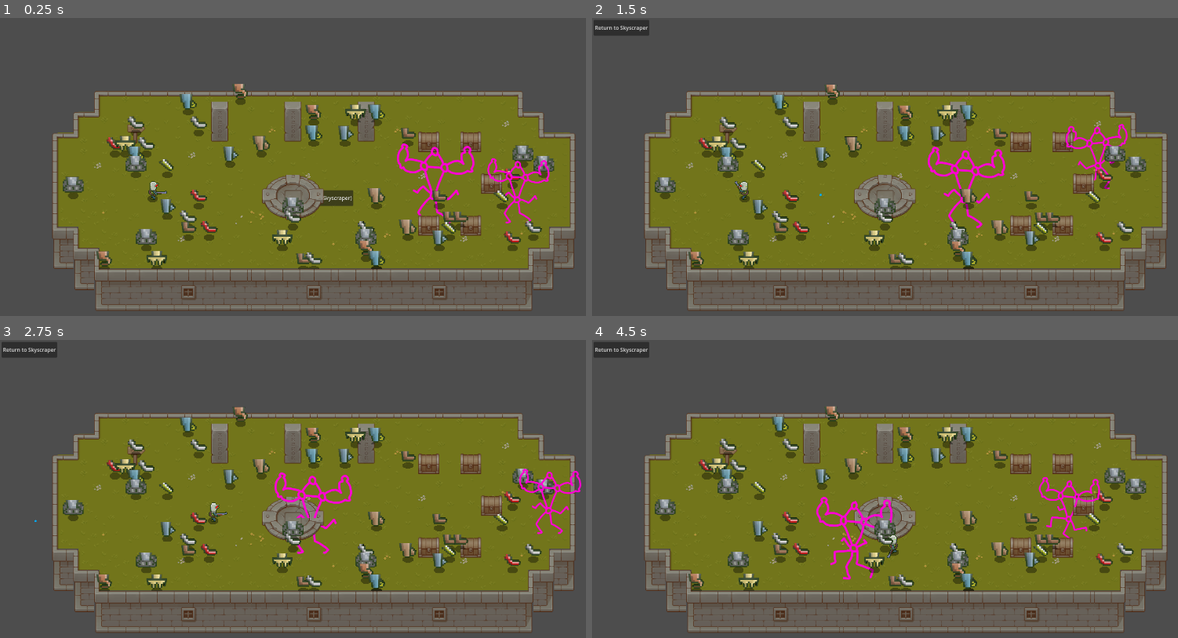
Above: before the commit, frames 1-4 (two rows, left to right).
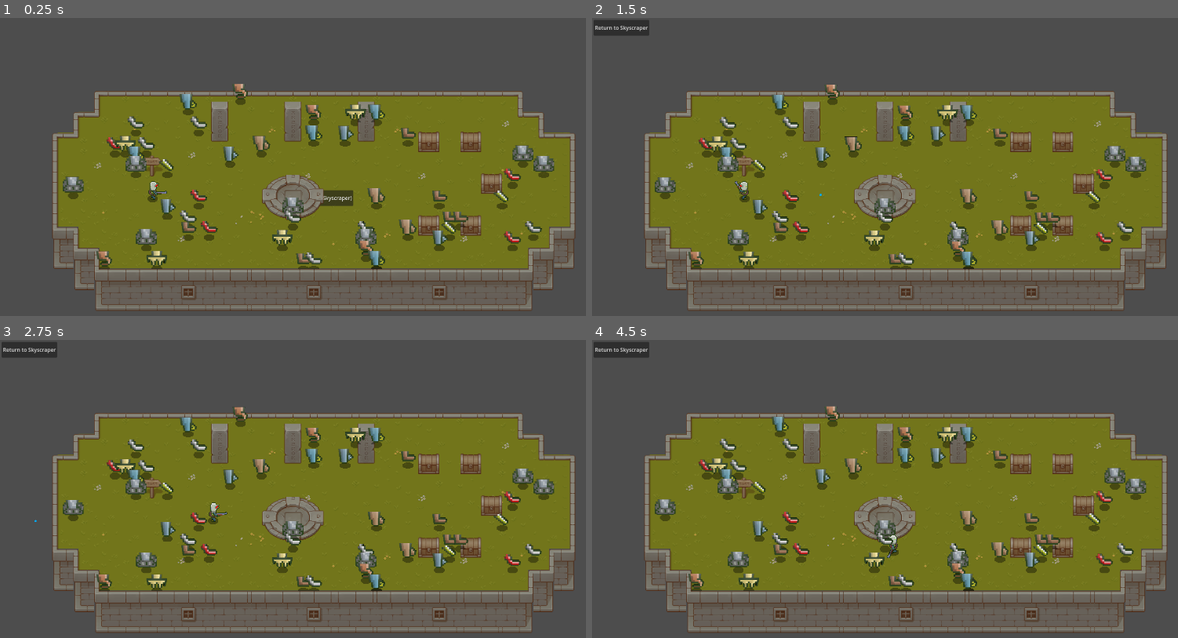
Above: after the commit, the same moments.

Repository: 100-Devs-1-Game/WildJamProject
Game: Godot game, scene res://modules/player/debug_map.tscn
Same seed, same stepped clock (60 frames per second), same inputs: the game is played once before the commit and once after it. This scene is started directly instead of the project's main scene.
Inputs (mouse positions are in pixels of both pictures, inside the frame that each line leads up to):
- Up to frame 1 (0.25 s): no input
- Up to frame 2 (1.5 s): click "Start Game (Go to Skyscraper)" at 0.5 s; click "Go To Level" at 1.25 s
- Up to frame 3 (2.75 s): tap Enter at 2 s; move the mouse to (451, 497) at 2.02 s; hold D (movement_right) from 2.03 s (still down); hold Space (interact) from 2.03 s (still down)
- Up to frame 4 (4.5 s): move the mouse to (779, 533) at 2.77 s; release D (movement_right) at 2.78 s; release Space (interact) at 2.78 s; hold S (movement_down) 2.78-3.53 s; tap Shift (movement_sprint) at 2.85, 4.35 s; move the mouse to (967, 438) at 3.52 s; hold D (movement_right) 3.53-4.28 s; hold Space (interact) 3.53-4.28 s; move the mouse to (873, 587) at 4.27 s; hold W (movement_up) from 4.28 s (still down)

The runs differ from the first frame. In frame 1, 1.2% of the frame differs, in the area x 21-94%, y 35-69%; in frame 2, 1.2%; in frame 3, 1.2%; in frame 4, 1.2%, in the area x 21-87%, y 35-81%.

Commit message:
debug: creates tutorial dialogue and sets it up on debug scene for testing.

Diff:
--- /dev/null
+++ b/project/modules/dialogue/resources/cutscenes/tutorial.tres
@@ -0,0 +1,157 @@
+[gd_resource type="Resource" script_class="DialogueContainer" load_steps=23 format=3 uid="uid://ciyi42iyoebap"]
+
+[ext_resource type="Script" uid="uid://c4emqn111p6ux" path="res://modules/dialogue/dialogue_line.gd" id="1_v2hem"]
+[ext_resource type="Script" uid="uid://41ljhyl3bvqw" path="res://modules/dialogue/dialogue_option.gd" id="2_6okxy"]
+[ext_resource type="Script" uid="uid://bj5xjgc7bfc1e" path="res://modules/dialogue/dialogue_container.gd" id="2_fjxff"]
+[ext_resource type="Texture2D" uid="uid://d1ym7s03nbwyk" path="res://assets_external/placeholders/dialogue/robot-profile.png" id="3_bj1jm"]
+
+[sub_resource type="Resource" id="Resource_g3isf"]
+script = ExtResource("1_v2hem")
+id = "start"
+speaker_name = "Global Cloud Network AI"
+speaker_image = ExtResource("3_bj1jm")
+text = "Android Unit 7, initialization complete. Humanity has been trapped within the skyscrapers for years. The world outside is now the Everchanging Maze. "
+next_line_id = "tutorial_1_questions"
+metadata/_custom_type_script = "uid://c4emqn111p6ux"
+
+[sub_resource type="Resource" id="Resource_38bo5"]
+script = ExtResource("2_6okxy")
+text = "...What? What is happening? Where am I?"
+next_line_id = "tutorial_1_where_i_am"
+effect = "1"
+metadata/_custom_type_script = "uid://41ljhyl3bvqw"
+
+[sub_resource type="Resource" id="Resource_lppqt"]
+script = ExtResource("2_6okxy")
+text = "I don't remember who I am..."
+next_line_id = "tutorial_1_who_am_i"
+effect = "1"
+metadata/_custom_type_script = "uid://41ljhyl3bvqw"
+
+[sub_resource type="Resource" id="Resource_uid1p"]
+script = ExtResource("2_6okxy")
+text = "Nothing. Ready to go."
+next_line_id = "tutorial_1_leave"
+effect = "1"
+metadata/_custom_type_script = "uid://41ljhyl3bvqw"
+
+[sub_resource type="Resource" id="Resource_txblj"]
+script = ExtResource("1_v2hem")
+id = "tutorial_1_questions"
+speaker_name = "Global Cloud Network AI"
+speaker_image = ExtResource("3_bj1jm")
+text = "What do you need to know before departure?"
+options = Array[ExtResource("2_6okxy")]([SubResource("Resource_38bo5"), SubResource("Resource_lppqt"), SubResource("Resource_uid1p")])
+metadata/_custom_type_script = "uid://c4emqn111p6ux"
+
+[sub_resource type="Resource" id="Resource_3noir"]
+script = ExtResource("1_v2hem")
+id = "tutorial_1_where_i_am"
+speaker_name = "Global Cloud Network AI"
+speaker_image = ExtResource("3_bj1jm")
+text = "You are inside Skyscraper Unit 01. The entire world outside has transformed into the Everchanging Maze - it shifts irrationally and corrupts human minds."
+next_line_id = "tutorial_2_where_i_am"
+metadata/_custom_type_script = "uid://c4emqn111p6ux"
+
+[sub_resource type="Resource" id="Resource_awed5"]
+script = ExtResource("2_6okxy")
+text = "...Okay?"
+next_line_id = "tutorial_2_okay"
+effect = "1"
+metadata/_custom_type_script = "uid://41ljhyl3bvqw"
+
+[sub_resource type="Resource" id="Resource_55uhv"]
+script = ExtResource("2_6okxy")
+text = "Death?!"
+next_line_id = "tutorial_2_android"
+effect = "1"
+metadata/_custom_type_script = "uid://41ljhyl3bvqw"
+
+[sub_resource type="Resource" id="Resource_xrm71"]
+script = ExtResource("1_v2hem")
+id = "tutorial_1_who_am_i"
+speaker_name = "Global Cloud Network AI"
+speaker_image = ExtResource("3_bj1jm")
+text = "You are an Android Unit. Your kind was created to explore the Maze when humanity could not. Upon death, you will leave behind scrap upgrades for future units."
+options = Array[ExtResource("2_6okxy")]([SubResource("Resource_awed5"), SubResource("Resource_55uhv")])
+metadata/_custom_type_script = "uid://c4emqn111p6ux"
+
+[sub_resource type="Resource" id="Resource_1s4of"]
+script = ExtResource("1_v2hem")
+id = "tutorial_1_leave"
+speaker_name = "Global Cloud Network AI"
+speaker_image = ExtResource("3_bj1jm")
+text = "Safe travels, Android. Return with valuable data or scrap upgrades. Humanity's survival depends on you."
+metadata/_custom_type_script = "uid://c4emqn111p6ux"
+
+[sub_resource type="Resource" id="Resource_fbh46"]
+script = ExtResource("1_v2hem")
+id = "tutorial_2_where_i_am"
+speaker_name = "Global Cloud Network AI"
+speaker_image = ExtResource("3_bj1jm")
+text = "Your primary objective is to find Skyscraper Unit 02. Once located, you will receive a compass which will permanently point toward that sanctuary. Bring it back. It will allow future units to seek it and eventually restablish communication."
+next_line_id = "tutorial_1_questions"
+metadata/_custom_type_script = "uid://c4emqn111p6ux"
+
+[sub_resource type="Resource" id="Resource_aaweh"]
+script = ExtResource("1_v2hem")
+id = "tutorial_2_okay"
+speaker_name = "Global Cloud Network AI"
+speaker_image = ExtResource("3_bj1jm")
+text = "Your journey will help rebuild the trade routes between skyscrapers. Each compass brings us closer to reconnection and prosperity."
+next_line_id = "tutorial_1_questions"
+metadata/_custom_type_script = "uid://c4emqn111p6ux"
+
+[sub_resource type="Resource" id="Resource_7bah4"]
+script = ExtResource("2_6okxy")
+text = "...Understood."
+next_line_id = "tutorial_3_understood"
+effect = "1"
+metadata/_custom_type_script = "uid://41ljhyl3bvqw"
+
+[sub_resource type="Resource" id="Resource_flet8"]
+script = ExtResource("2_6okxy")
+text = "What is the Maze?"
+next_line_id = "tutorial_3_maze"
+effect = "1"
+metadata/_custom_type_script = "uid://41ljhyl3bvqw"
+
+[sub_resource type="Resource" id="Resource_sgyq2"]
+script = ExtResource("1_v2hem")
+id = "tutorial_2_android"
+speaker_name = "Global Cloud Network AI"
+speaker_image = ExtResource("3_bj1jm")
+text = "You may find bodies from previous Android units. Salvage their parts for stat upgrades. Their sacrifice becomes your strength."
+options = Array[ExtResource("2_6okxy")]([SubResource("Resource_7bah4"), SubResource("Resource_flet8")])
+metadata/_custom_type_script = "uid://c4emqn111p6ux"
+
+[sub_resource type="Resource" id="Resource_6nie4"]
+script = ExtResource("1_v2hem")
+id = "tutorial_3_maze"
+speaker_name = "Global Cloud Network AI"
+speaker_image = ExtResource("3_bj1jm")
+text = "The Everchanging Maze is a corruption of this world's natural order. It holds many dangers: creatures that constantly evolve and adapt to consume all manner of life. It will react to your presence and try to confuse you at every turn. Tread carefully."
+next_line_id = "tutorial_4_maze"
+metadata/_custom_type_script = "uid://c4emqn111p6ux"
+
+[sub_resource type="Resource" id="Resource_pxd4v"]
+script = ExtResource("1_v2hem")
+id = "tutorial_3_understood"
+speaker_name = "Global Cloud Network AI"
+speaker_image = ExtResource("3_bj1jm")
+text = "Excellent. The exit hatch is opening. May your circuits be swift and your aim true. Humanity awaits."
+metadata/_custom_type_script = "uid://c4emqn111p6ux"
+
+[sub_resource type="Resource" id="Resource_68h1v"]
+script = ExtResource("1_v2hem")
+id = "tutorial_4_maze"
+speaker_name = "Global Cloud Network AI"
+speaker_image = ExtResource("3_bj1jm")
+text = "Traversing it is the only way to reconnect humanity's remains. Humans can't enter it as their fleshy minds are vulnarable to its influence. So it becomes the Homo Machina purpose to fulfil that dream and restablish communication. "
+next_line_id = "tutorial_1_questions"
+metadata/_custom_type_script = "uid://c4emqn111p6ux"
+
+[resource]
+script = ExtResource("2_fjxff")
+lines = Array[ExtResource("1_v2hem")]([SubResource("Resource_g3isf"), SubResource("Resource_txblj"), SubResource("Resource_3noir"), SubResource("Resource_xrm71"), SubResource("Resource_1s4of"), SubResource("Resource_fbh46"), SubResource("Resource_aaweh"), SubResource("Resource_sgyq2"), SubResource("Resource_6nie4"), SubResource("Resource_pxd4v"), SubResource("Resource_68h1v")])
+metadata/_custom_type_script = "uid://bj5xjgc7bfc1e"
--- a/project/modules/player/debug_map.tscn
+++ b/project/modules/player/debug_map.tscn
@@ -10,8 +10,11 @@
 [ext_resource type="Texture2D" uid="uid://lfyewrim6ege" path="res://assets_external/placeholders/basic-topdown/TX Shadow Plant.png" id="7_g0o67"]
 [ext_resource type="Texture2D" uid="uid://dl8gj7cr508y2" path="res://assets_external/placeholders/basic-topdown/TX Shadow.png" id="8_8rxff"]
 [ext_resource type="Texture2D" uid="uid://6pxn481uvxgq" path="res://assets_external/placeholders/basic-topdown/TX Struct.png" id="9_irdpc"]
+[ext_resource type="Script" uid="uid://de53i51unloio" path="res://modules/dialogue/dialogue_trigger.gd" id="10_cychg"]
 [ext_resource type="Texture2D" uid="uid://d2tqsnern3bxe" path="res://assets_external/placeholders/basic-topdown/TX Tileset Wall.png" id="10_kgu46"]
 [ext_resource type="PackedScene" uid="uid://833q7u8hgfk5" path="res://modules/enemies/enemy.tscn" id="11_ud308"]
+[ext_resource type="Resource" uid="uid://ciyi42iyoebap" path="res://modules/dialogue/resources/cutscenes/tutorial.tres" id="11_xgu0i"]
+[ext_resource type="Texture2D" uid="uid://dmv4abxx0jny4" path="res://assets_external/placeholders/basic-topdown/Extra/TX Props with Shadow.png" id="12_cychg"]
 
 [sub_resource type="TileSetAtlasSource" id="TileSetAtlasSource_fwl07"]
 texture = ExtResource("2_ud308")
@@ -2166,6 +2169,13 @@
 sources/7 = SubResource("TileSetAtlasSource_ga8et")
 sources/8 = SubResource("TileSetAtlasSource_t0v2w")
 
+[sub_resource type="AtlasTexture" id="AtlasTexture_xgu0i"]
+atlas = ExtResource("12_cychg")
+region = Rect2(99, 160, 29, 32)
+
+[sub_resource type="CircleShape2D" id="CircleShape2D_xgu0i"]
+radius = 70.00714
+
 [node name="DebugMap" type="Node2D"]
 y_sort_enabled = true
 script = ExtResource("1_cychg")
@@ -2181,18 +2191,43 @@
 [node name="Props" type="TileMapLayer" parent="."]
 y_sort_enabled = true
 scale = Vector2(2, 2)
-tile_map_data = PackedByteArray("AAAbAAoABAAOAAgAAAAbAAsABAA …(160 unchanged characters)… GAAIAAAAvAA4ABAAHAAEAAAAvAA8ABAAHAAIAAAAMAAoABAAGAAoAAAAMAAsABAAGAAsAAAANAAoABAAHAAoAAAANAAsABAAHAAsAAAAUAAcACAAFAAIAAAAUAAgABAAOAAYAAAAUAAkABAA …(5563 unchanged characters)…
+tile_map_data = PackedByteArray("AAAbAAoABAAOAAgAAAAbAAsABAA …(160 unchanged characters)… GAAIAAAAvAA4ABAAHAAEAAAAvAA8ABAAHAAIAAAAUAAcACAAFAAIAAAAUAAgABAAOAAYAAAAUAAkABAA …(5563 unchanged characters)…
 tile_set = SubResource("TileSet_bnrm7")
 
 [node name="Player" parent="." instance=ExtResource("1_5ydlk")]
 position = Vector2(467, 554)
 
 [node name="Enemy" parent="." instance=ExtResource("11_ud308")]
+visible = false
 position = Vector2(1368, 507)
 
 [node name="RangedEnemy" parent="." instance=ExtResource("11_ud308")]
+visible = false
 position = Vector2(1614, 506)
 scale = Vector2(0.8, 0.8)
 attack_damage = 10
 attack_cooldown = 1.0
 is_ranged = true
+
+[node name="TutorialSign" type="Node2D" parent="."]
+position = Vector2(514, 432)
+script = ExtResource("10_cychg")
+dialogue_container = ExtResource("11_xgu0i")
+
+[node name="Sprite2D" type="Sprite2D" parent="TutorialSign"]
+position = Vector2(-44, 21)
+scale = Vector2(2, 2)
+texture = SubResource("AtlasTexture_xgu0i")
+
+[node name="StaticBody2D" type="StaticBody2D" parent="TutorialSign"]
+
+[node name="CollisionPolygon2D" type="CollisionPolygon2D" parent="TutorialSign/StaticBody2D"]
+position = Vector2(-70, -1)
+polygon = PackedVector2Array(-2, 20, 15, 20, 15, 54, 28, 54, 28, 20, 40, 20, 51, 8, 40, -4, 28, -4, 28, -10, 15, -10, 15, -4, -2, -4)
+
+[node name="InteractionArea" type="Area2D" parent="TutorialSign"]
+position = Vector2(-50, 23)
+
+[node name="CollisionShape2D" type="CollisionShape2D" parent="TutorialSign/InteractionArea"]
+position = Vector2(0, 14)
+shape = SubResource("CircleShape2D_xgu0i")
Not shown, added: project/modules/dialogue/resources/cutscenes/tutorial.png.import
Not shown: 1 places in project/modules/player/debug_map.tscn that only renumber resources
